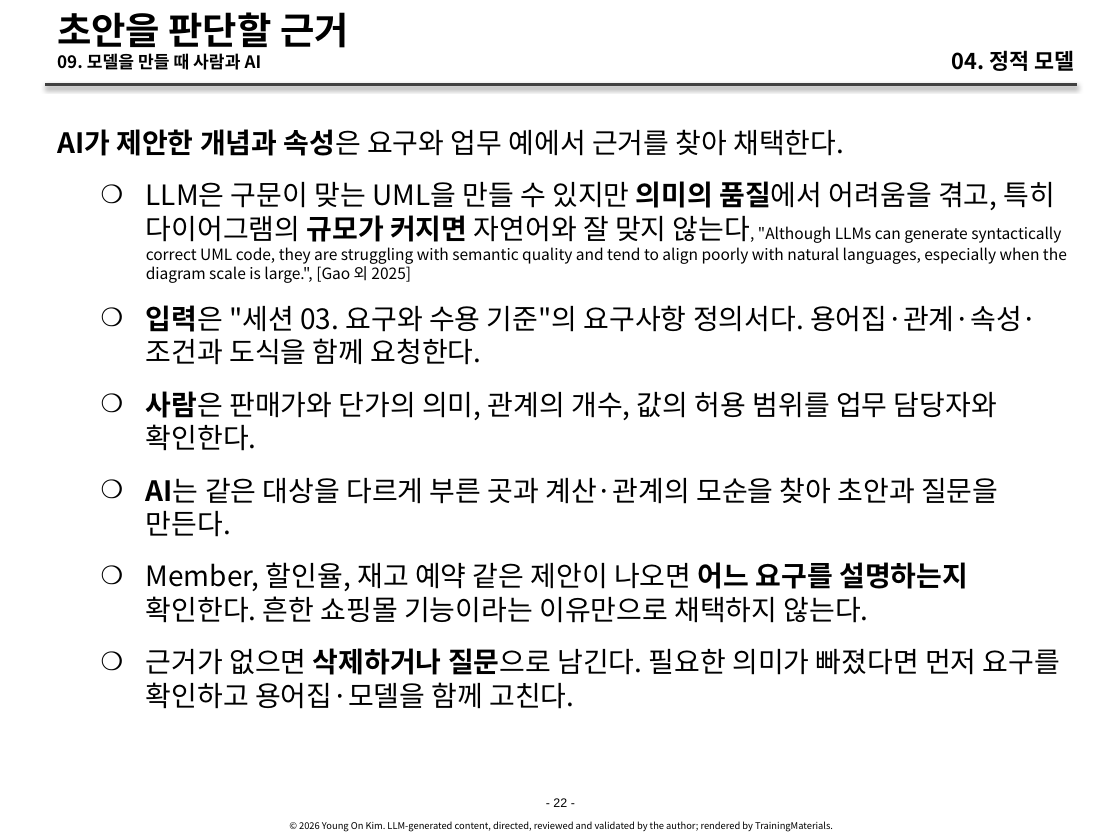
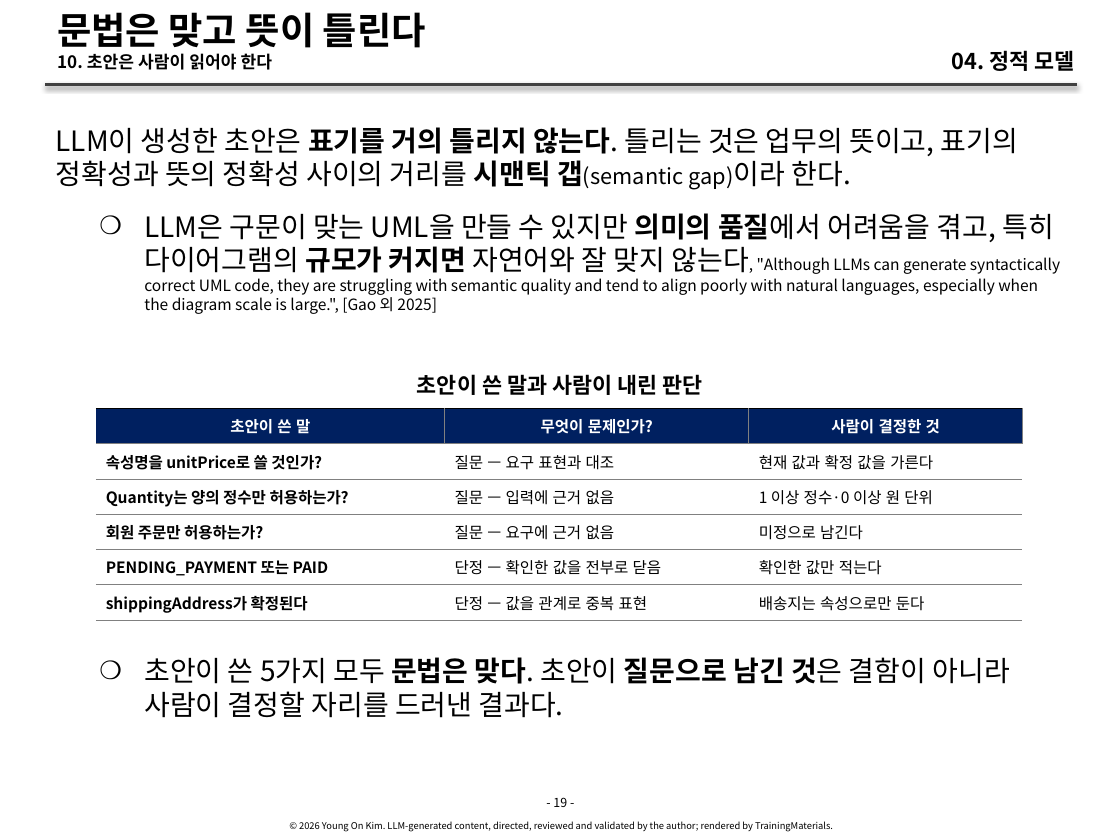
Before and after one commit to YoungSan77/TrainingMaterials, a slide deck: slide 19 of courses/ai-native/sessions/s04.pptx (slide 22 before the commit). Drawn at 1120x840 pixels with LibreOffice and Linux fonts; fonts in the diff are those of the drawing. Boxes give left, top, right and bottom in pixels: in the first picture for what was removed or moved away, otherwise in the second. Text is boxed around its words. In the diff, an @@ line names an element or a change of style, - is before the commit and + after.

```diff
--- a/courses/ai-native/sessions/s04.pptx
+++ b/courses/ai-native/sessions/s04.pptx
@@ title at <box>57,12,426,70</box>: text changed @@
-초안을 판단할 근거
-09. 모델을 만들 때 사람과 AI
+문법은 맞고 뜻이 틀린다
+10. 초안은 사람이 읽어야 한다
@@ text added at <box>56,127,1060,314</box>, 10 pt, text #000000 @@
+LLM이 생성한 초안은 표기를 거의 틀리지 않는다. 틀리는 것은 업무의 뜻이고, 표기의 정확성과 뜻의 정확성 사이의 거리를 시맨틱 갭(semantic gap)이라 한다.
+    ❍ LLM은 구문이 맞는 UML을 만들 수 있지만 의미의 품질에서 어려움을 겪고, 특히 다이어그램의 규모가 커지면 자연어와 잘 맞지 않는다, "Although LLMs can generate syntactically correct UML code, they are struggling with semantic quality and tend to align poorly with natural languages, especially when the diagram scale is large.", [Gao 외 2025]
@@ text removed at <box>57,129,1067,709</box> @@
-AI가 제안한 개념과 속성은 요구와 업무 예에서 근거를 찾아 채택한다.
-    ❍ LLM은 구문이 맞는 UML을 만들 수 있지만 의미의 품질에서 어려움을 겪고, 특히 다이어그램의 규모가 커지면 자연어와 잘 맞지 않는다, "Although LLMs can generate syntactically correct UML code, they are struggling with semantic quality and tend to align poorly with natural languages, especially when the diagram scale is large.", [Gao 외 2025]
-    ❍ 입력은 "세션 03. 요구와 수용 기준"의 요구사항 정의서다. 용어집·관계·속성·조건과 도식을 함께 요청한다.
-    ❍ 사람은 판매가와 단가의 의미, 관계의 개수, 값의 허용 범위를 업무 담당자와 확인한다.
-    ❍ AI는 같은 대상을 다르게 부른 곳과 계산·관계의 모순을 찾아 초안과 질문을 만든다.
-    ❍ Member, 할인율, 재고 예약 같은 제안이 나오면 어느 요구를 설명하는지 확인한다. 흔한 쇼핑몰 기능이라는 이유만으로 채택하지 않는다.
-    ❍ 근거가 없으면 삭제하거나 질문으로 남긴다. 필요한 의미가 빠졌다면 먼저 요구를 확인하고 용어집·모델을 함께 고친다.
@@ text added at <box>417,374,702,395</box>, 14 pt, text #000000, bold @@
+초안이 쓴 말과 사람이 내린 판단
@@ table added at <box>96,409,1023,620</box>, 6 rows, 3 columns @@
+초안이 쓴 말 | 무엇이 문제인가? | 사람이 결정한 것
+속성명을 unitPrice로 쓸 것인가? | 질문 — 요구 표현과 대조 | 현재 값과 확정 값을 가른다
+Quantity는 양의 정수만 허용하는가? | 질문 — 입력에 근거 없음 | 1 이상 정수·0 이상 원 단위
+회원 주문만 허용하는가? | 질문 — 요구에 근거 없음 | 미정으로 남긴다
+PENDING_PAYMENT 또는 PAID | 단정 — 확인한 값을 전부로 닫음 | 확인한 값만 적는다
+shippingAddress가 확정된다 | 단정 — 값을 관계로 중복 표현 | 배송지는 속성으로만 둔다
@@ text added at <box>144,657,1010,718</box>, 18 pt, text #000000 @@
+    ❍ 초안이 쓴 5가지 모두 문법은 맞다. 초안이 질문으로 남긴 것은 결함이 아니라 사람이 결정할 자리를 드러낸 결과다.
@@ text at <box>553,797,567,807</box>: text changed; font Arial to Noto Sans CJK KR @@
-- 22 -
+- 19 -
```
Also in this commit, not shown: 20 other slides changed, 9 slides added, 17 slides removed, 52 other files.
